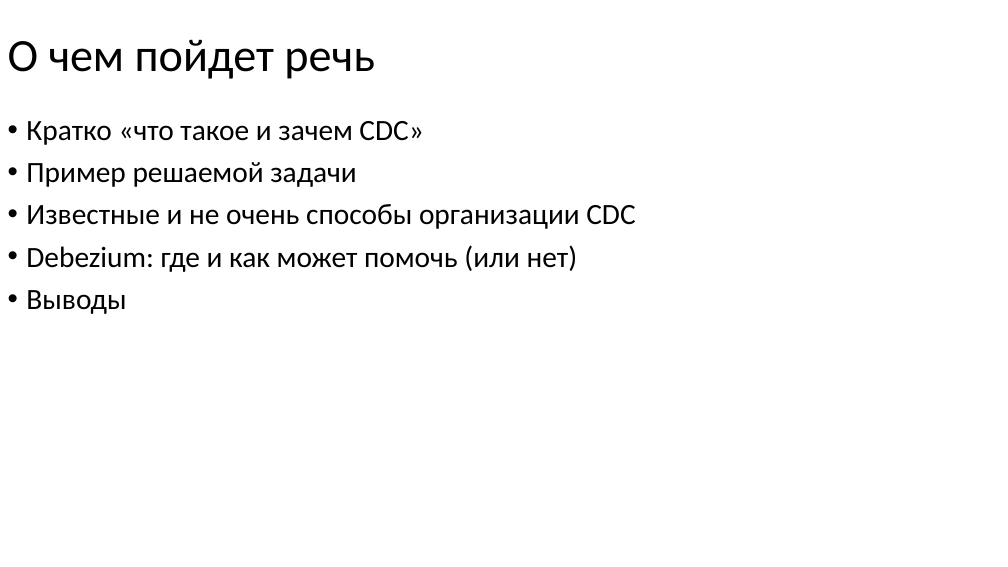
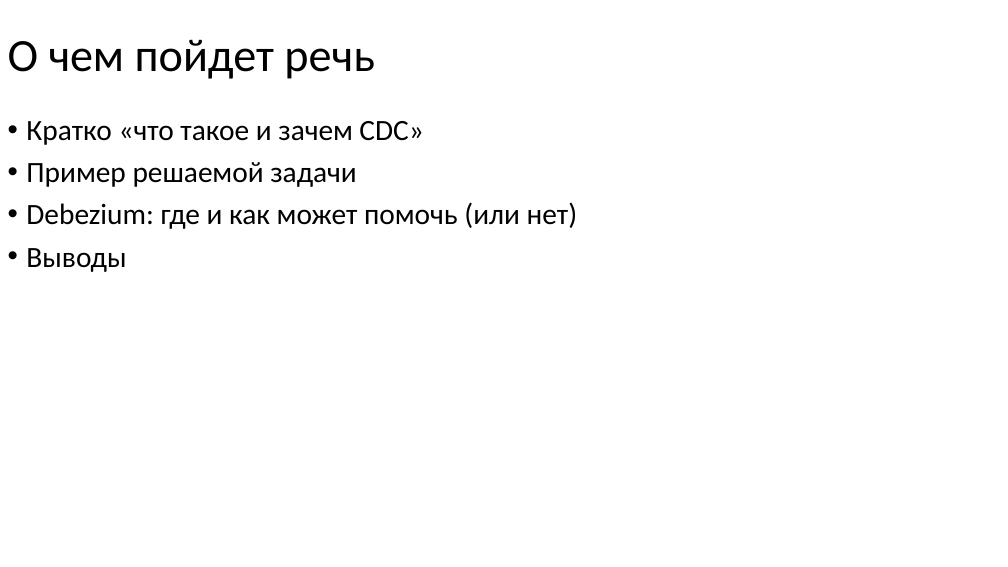
Before and after one commit to nryanov/presentations, a slide deck: slide 2 of smartdata/cdc-via-debezium/debezium-smartdata2025.pptx. Drawn at 1008x567 pixels with LibreOffice and Linux fonts; fonts in the diff are those of the drawing. Boxes give left, top, right and bottom in pixels: in the first picture for what was removed or moved away, otherwise in the second. Text is boxed around its words. In the diff, an @@ line names an element or a change of style, - is before the commit and + after.

```diff
--- a/smartdata/cdc-via-debezium/debezium-smartdata2025.pptx
+++ b/smartdata/cdc-via-debezium/debezium-smartdata2025.pptx
@@ text at (26,204,635,229): paragraph removed @@
-• Известные и не очень способы организации CDC
```
Also in this commit, not shown: 3 other slides changed, 1 slide added, 26 slides removed, 1 other file.
